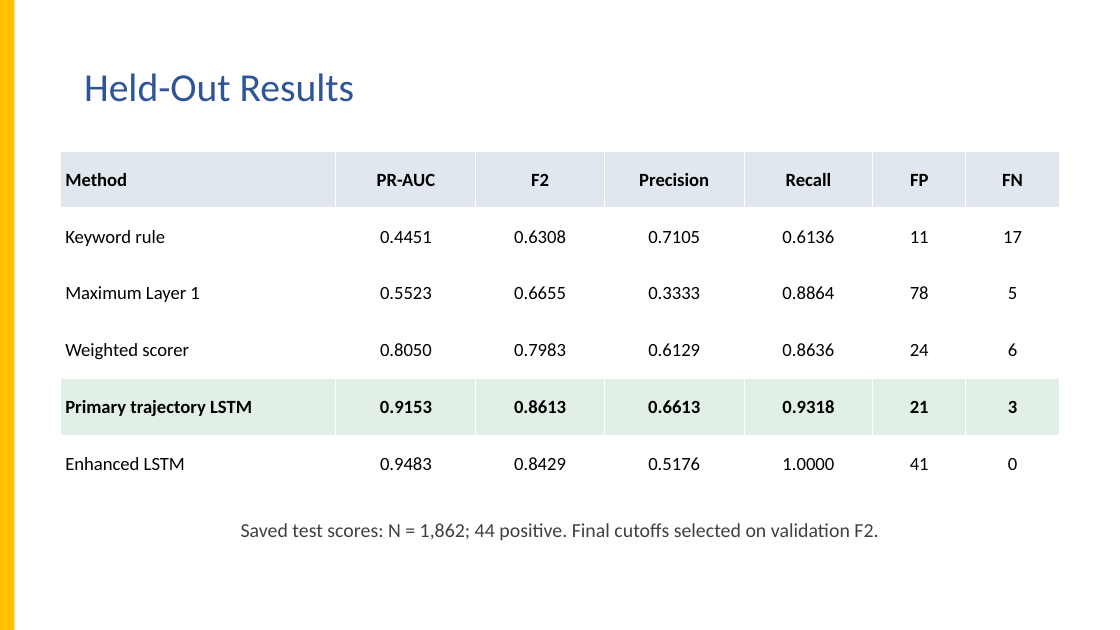
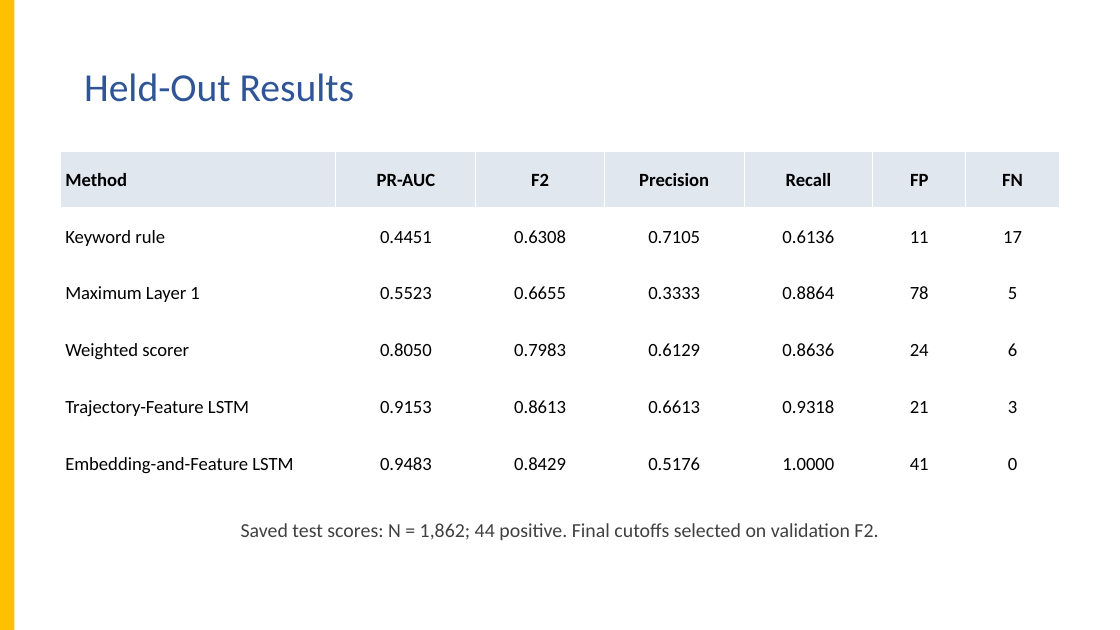
Before and after one commit to apcjomaala1/THESIS, a slide deck: slide 26 of WASD - Thesis 2 - F2 and latency revised.pptx. Drawn at 1120x630 pixels with LibreOffice and Linux fonts; fonts in the diff are those of the drawing; background and template pictures are left out. Boxes give left, top, right and bottom in pixels: in the first picture for what was removed or moved away, otherwise in the second. Text is boxed around its words. In the diff, an @@ line names an element or a change of style, - is before the commit and + after.

Commit message:
Describe both LSTM variants by inputs and remove preferred-model emphasis

```diff
--- a/WASD - Thesis 2 - F2 and latency revised.pptx
+++ b/WASD - Thesis 2 - F2 and latency revised.pptx
@@ table at box(60, 152, 1060, 493) @@
-row 5, column 1: Primary trajectory LSTM
+row 5, column 1: Trajectory-Feature LSTM
-row 6, column 1: Enhanced LSTM
+row 6, column 1: Embedding-and-Feature LSTM
@@ fill #E2EFE6 to #FFFFFF in row 5 @@
@@ bold off in "0.9153", "0.8613", "0.6613", "0.9318" and 2 more places @@
```
Also in this commit, not shown: 17 other slides changed, 1 slide added, 1 slide removed, 20 other files.
